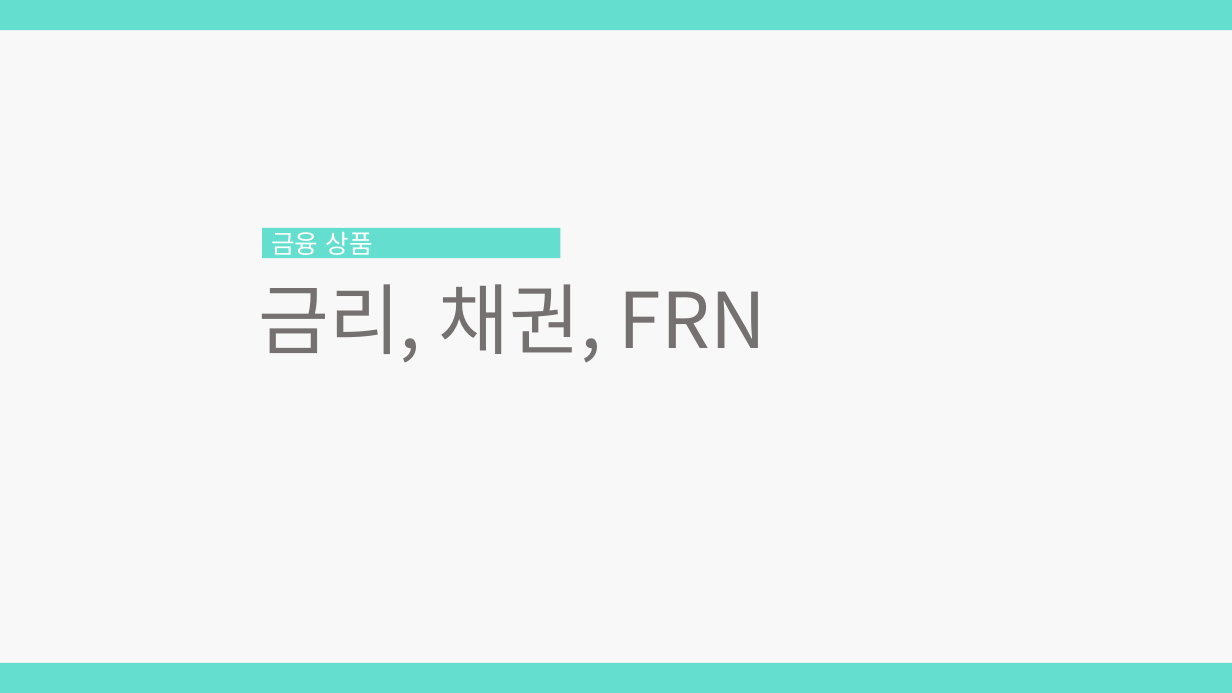
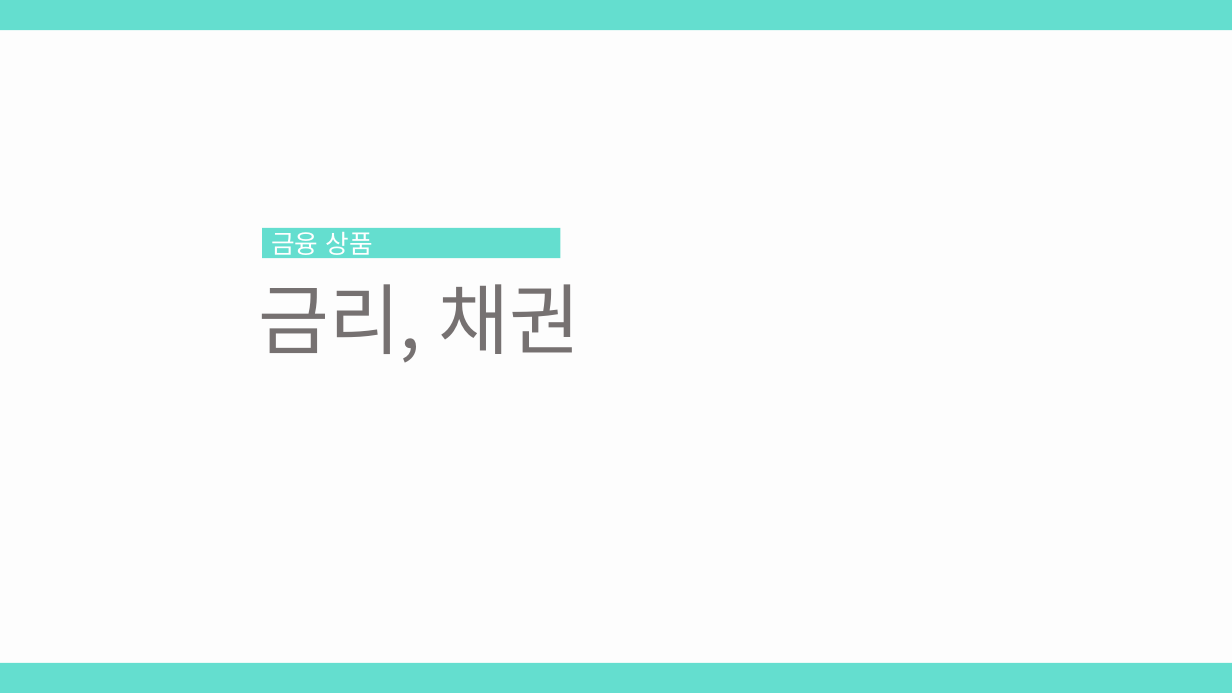
Before and after one commit to zndrke/Financial-Product, a slide deck: slide 1 of 금리채권/금리,채권,FRN.pptx. Drawn at 1232x693 pixels with LibreOffice and Linux fonts; fonts in the diff are those of the drawing; background and template pictures are left out. Boxes give left, top, right and bottom in pixels: in the first picture for what was removed or moved away, otherwise in the second. Text is boxed around its words. In the diff, an @@ line names an element or a change of style, - is before the commit and + after.

Commit message:
금리심화

```diff
--- a/금리채권/금리,채권,FRN.pptx
+++ b/금리채권/금리,채권,FRN.pptx
@@ rectangle added at [0,30,1232,664], fill #FFFFFF at 80% opacity @@
@@ text at [258,284,581,362]: text changed @@
-금리, 채권, FRN
+금리, 채권
```
Also in this commit, not shown: 8 other slides changed, 4 slides added, 1 slide removed, 2 other files.
